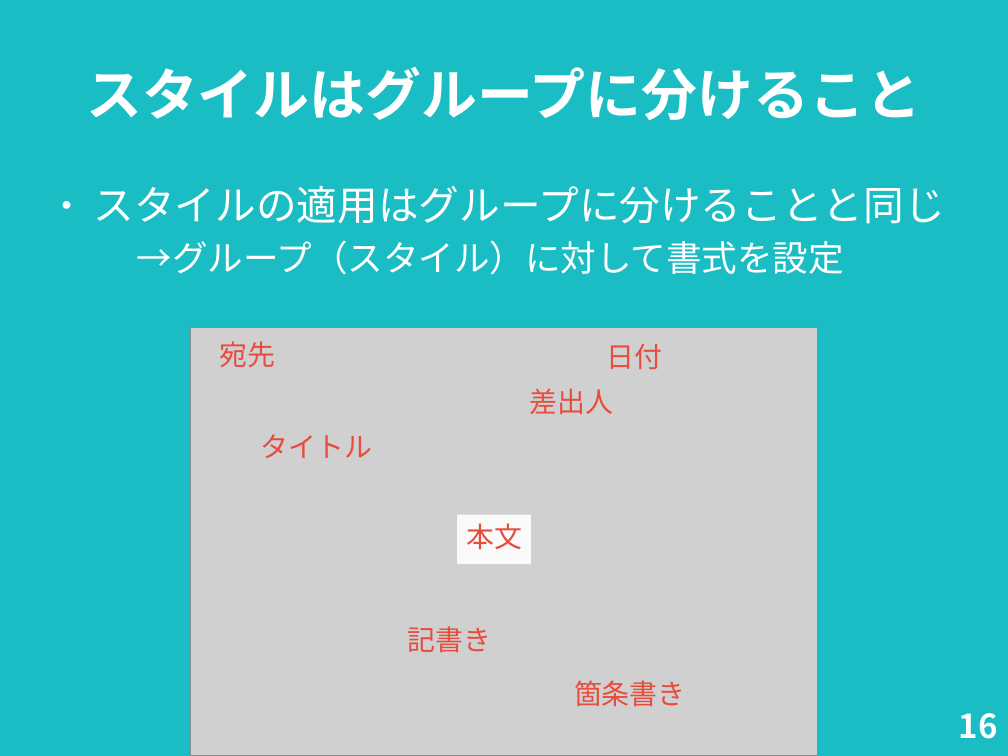
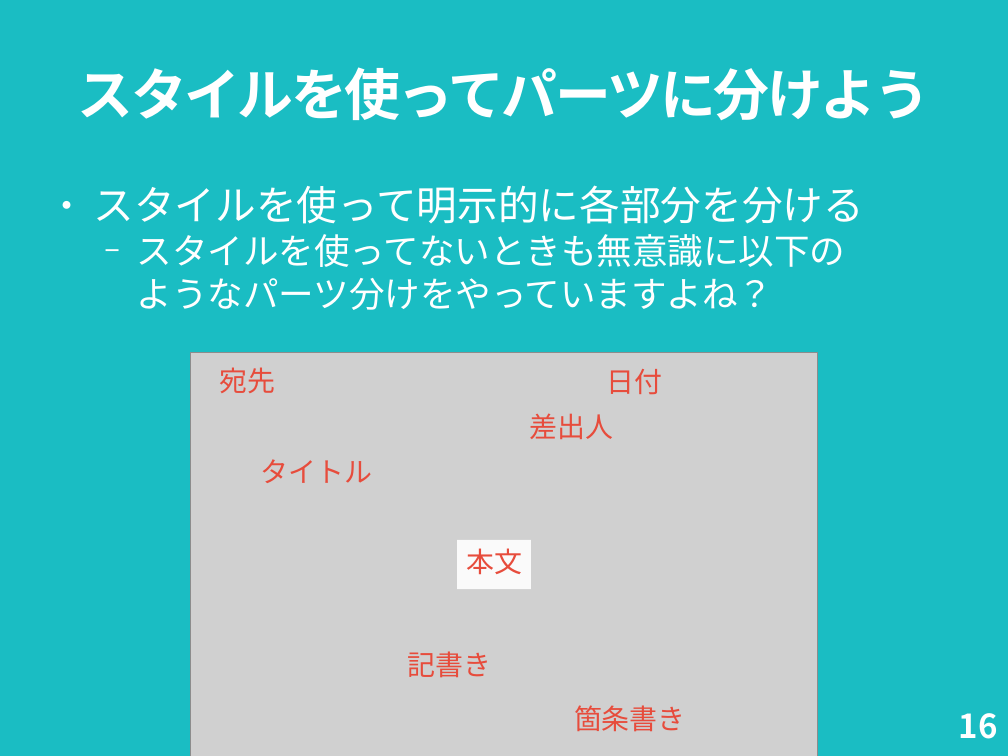
Before and after one commit to nogajun/libreofficekaigi2018-handson, a slide deck: slide 16 of docs/20180512-writer_handson_slide.odp. Drawn at 1008x756 pixels with LibreOffice and Linux fonts; fonts in the diff are those of the drawing; grey boxes stand for pictures. Boxes give left, top, right and bottom in pixels: in the first picture for what was removed or moved away, otherwise in the second. Text is boxed around its words. In the diff, an @@ line names an element or a change of style, - is before the commit and + after.

```diff
--- a/docs/20180512-writer_handson_slide.odp
+++ b/docs/20180512-writer_handson_slide.odp
@@ title at bbox=[78, 67, 930, 120]: text changed @@
-スタイルはグループに分けること
+スタイルを使ってパーツに分けよう
@@ text removed at bbox=[94, 186, 945, 275] @@
-● スタイルの適用はグループに分けることと同じ
-  →グループ（スタイル）に対して書式を設定
@@ text added at bbox=[94, 185, 864, 310], 28 pt, text #FFFFFF @@
+● スタイルを使って明示的に各部分を分ける
+  − スタイルを使ってないときも無意識に以下の
+    ようなパーツ分けをやっていますよね？
@@ 6 texts, 1 picture, 1 rectangle: place and size @@
-6 texts, 1 picture, 1 rectangle at bbox=[191, 327, 818, 756]
+6 texts, 1 picture, 1 rectangle at bbox=[191, 353, 818, 756]
```
Also in this commit, not shown: 11 other slides changed, 2 other files.
